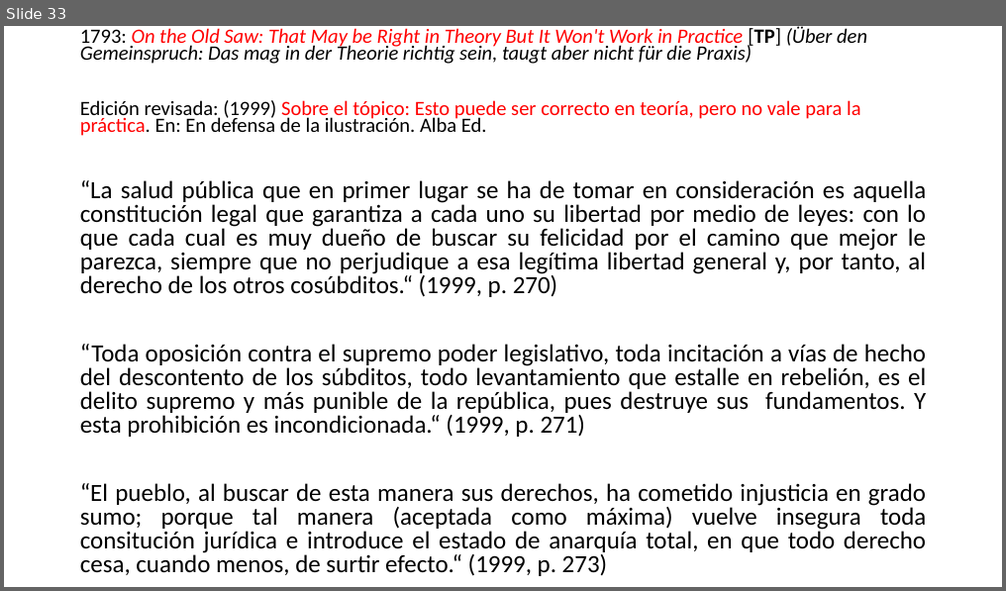
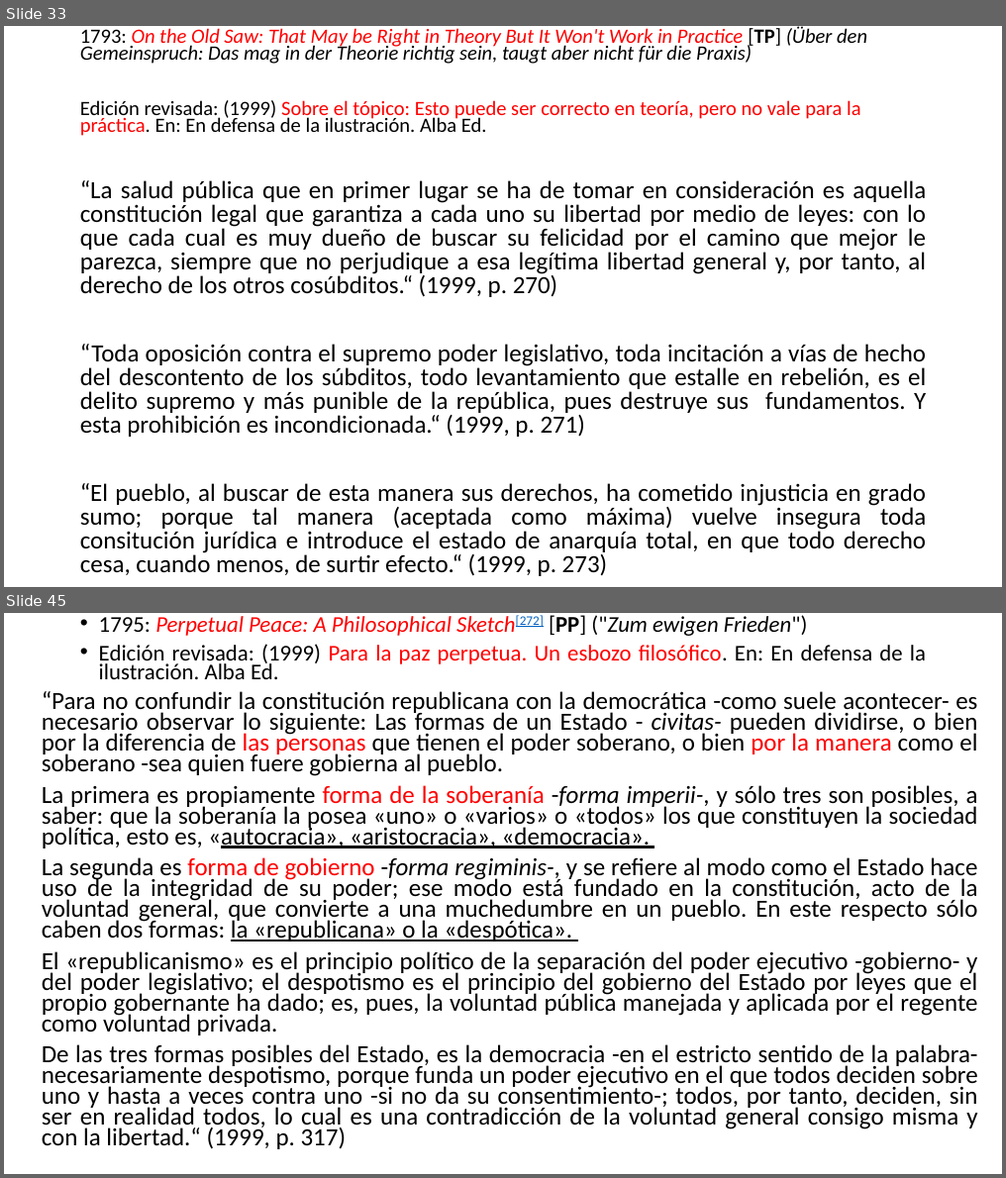
Before and after one commit to zaboltar/ArchaeologyJourney, a slide deck: DigSite/New Arcaism/uarm 2025 2/kant republica ciudadanía.pptx. Shown one above the other, each under a label of ours: slide 33 before the commit, slides 33 and 45 after it; the slides between them are not shown. The pictures are 1006x591 and 1006x1178 pixels, drawn with LibreOffice and Linux fonts; fonts in the diff are those of the drawing. Boxes give left, top, right and bottom in pixels: in the first picture for what was removed or moved away, otherwise in the second. Text is boxed around its words. In the diff, an @@ line names an element or a change of style, - is before the commit and + after.

```diff
--- a/DigSite/New Arcaism/uarm 2025 2/kant republica ciudadanía.pptx
+++ b/DigSite/New Arcaism/uarm 2025 2/kant republica ciudadanía.pptx
@@ slide 45 added at [4, 613, 1002, 1174], background #FFFFFF @@
@@ text added at [99, 615, 926, 679], 21.7 pt, text #000000 @@
+• 1795: Perpetual Peace: A Philosophical Sketch[272] [PP] ("Zum ewigen Frieden")
+• Edición revisada: (1999) Para la paz perpetua. Un esbozo filosófico. En: En defensa de la ilustración. Alba Ed.
@@ text added at [42, 691, 978, 1150], 23.8 pt, text #000000 @@
+“Para no confundir la constitución republicana con la democrática -como suele acontecer- es necesario observar lo siguiente: Las formas de un Estado - civitas- pueden dividirse, o bien por la diferencia de las personas que tienen el poder soberano, o bien por la manera como el soberano -sea quien fuere gobierna al pueblo.
+La primera es propiamente forma de la soberanía -forma imperii-, y sólo tres son posibles, a saber: que la soberanía la posea «uno» o «varios» o «todos» los que constituyen la sociedad política, esto es, «autocracia», «aristocracia», «democracia».
+La segunda es forma de gobierno -forma regiminis-, y se refiere al modo como el Estado hace uso de la integridad de su poder; ese modo está fundado en la constitución, acto de la voluntad general, que convierte a una muchedumbre en un pueblo. En este respecto sólo caben dos formas: la «republicana» o la «despótica».
+El «republicanismo» es el principio político de la separación del poder ejecutivo -gobierno- y del poder legislativo; el despotismo es el principio del gobierno del Estado por leyes que el propio gobernante ha dado; es, pues, la voluntad pública manejada y aplicada por el regente como voluntad privada.
+De las tres formas posibles del Estado, es la democracia -en el estricto sentido de la palabra- necesariamente despotismo, porque funda un poder ejecutivo en el que todos deciden sobre uno y hasta a veces contra uno -si no da su consentimiento-; todos, por tanto, deciden, sin ser en realidad todos, lo cual es una contradicción de la voluntad general consigo misma y con la libertad.“ (1999, p. 317)
```
Also in this commit, not shown: 3 slides changed, 23 other slides added, 14 other files.
